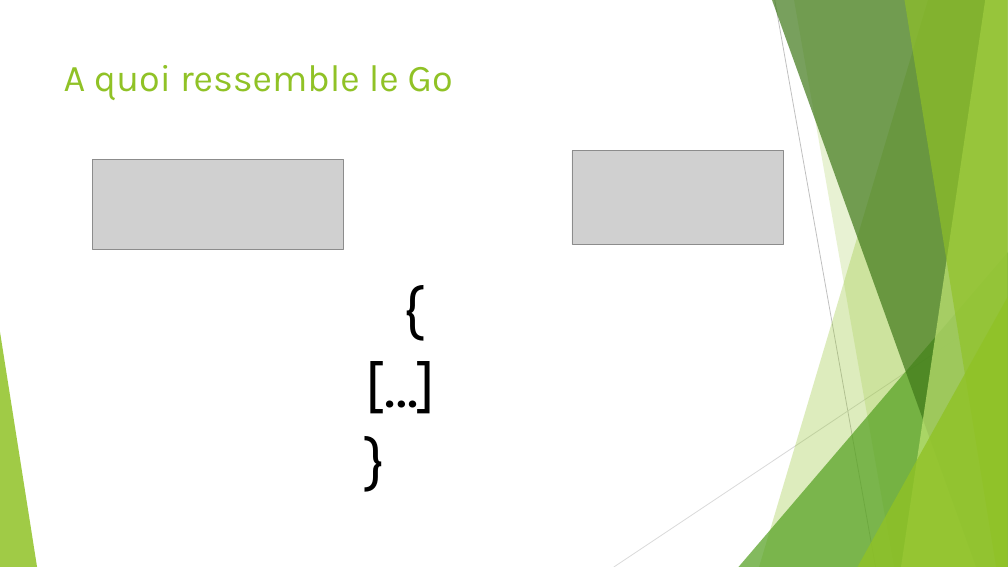
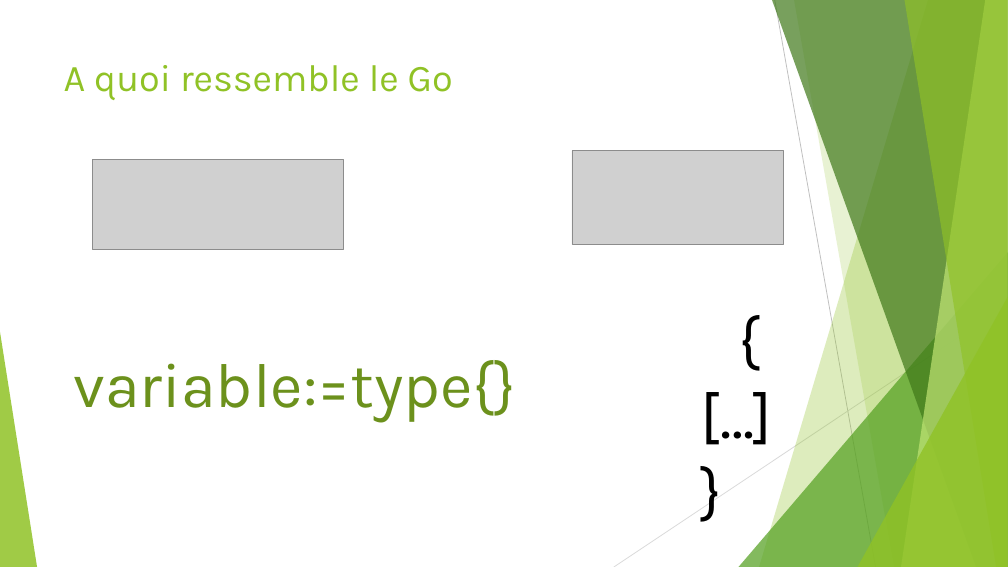
Before and after one commit to worming004/OOPAndGo, a slide deck: slide 3 of PPT/OOPAndGo.pptx. Drawn at 1008x567 pixels with LibreOffice and Linux fonts; fonts in the diff are those of the drawing; grey boxes stand for pictures. Boxes give left, top, right and bottom in pixels: in the first picture for what was removed or moved away, otherwise in the second. Text is boxed around its words. In the diff, an @@ line names an element or a change of style, - is before the commit and + after.

```diff
--- a/PPT/OOPAndGo.pptx
+++ b/PPT/OOPAndGo.pptx
@@ text "{": place and size @@
-text "{" at box(357, 265, 504, 502)
+text "{" at box(693, 296, 841, 532)
@@ text added at box(73, 360, 516, 423), 60 pt, text #6C921D @@
+variable:=type{}
```
Also in this commit, not shown: 1 other slide changed, 3 slides added, 2 other files.
